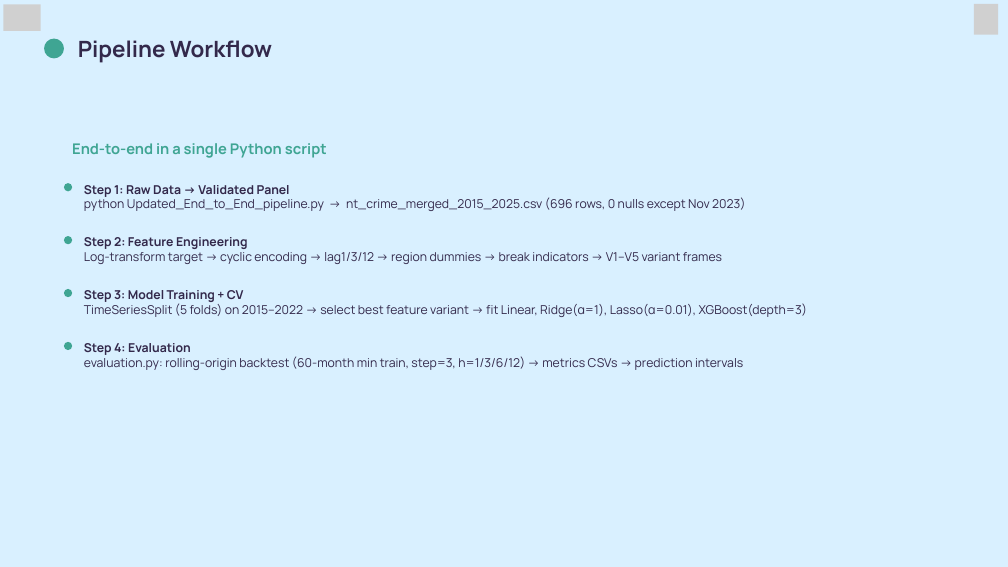
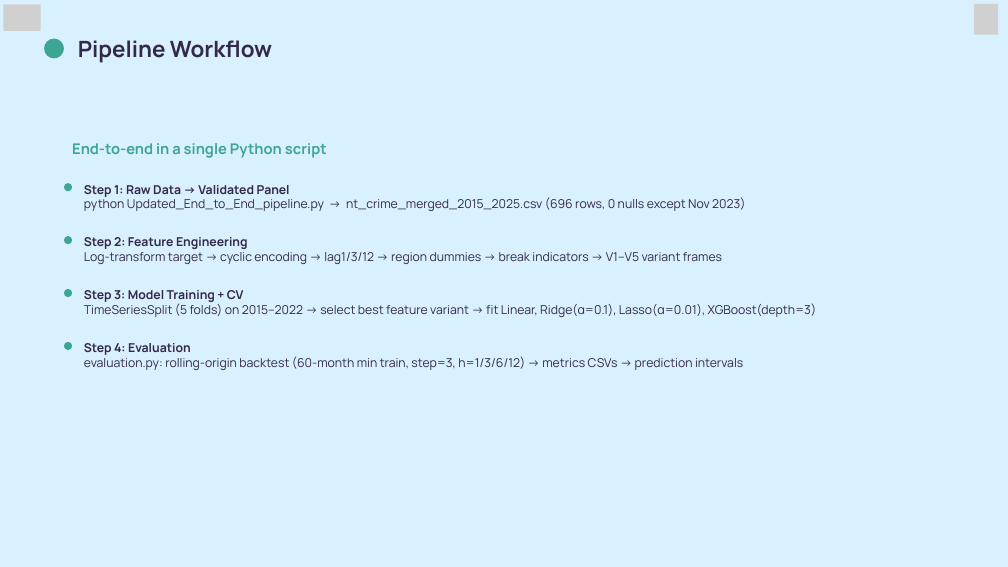
Before and after one commit to HendrickDang/PRT661-DATA-SCIENCE-PRACTICE, a slide deck: slide 5 of Reports/PRT661_Assessment_3.pptx. Drawn at 1008x567 pixels with LibreOffice and Linux fonts; fonts in the diff are those of the drawing; grey boxes stand for pictures. Boxes give left, top, right and bottom in pixels: in the first picture for what was removed or moved away, otherwise in the second. Text is boxed around its words. In the diff, an @@ line names an element or a change of style, - is before the commit and + after.

```diff
--- a/Reports/PRT661_Assessment_3.pptx
+++ b/Reports/PRT661_Assessment_3.pptx
@@ text at (84,303,817,317): text changed @@
-TimeSeriesSplit (5 folds) on 2015–2022 → select best feature variant → fit Linear, Ridge(α=1), Lasso(α=0.01), XGBoost(depth=3)
+TimeSeriesSplit (5 folds) on 2015–2022 → select best feature variant → fit Linear, Ridge(α=0.1), Lasso(α=0.01), XGBoost(depth=3)
```
Also in this commit, not shown: 6 other slides changed.
